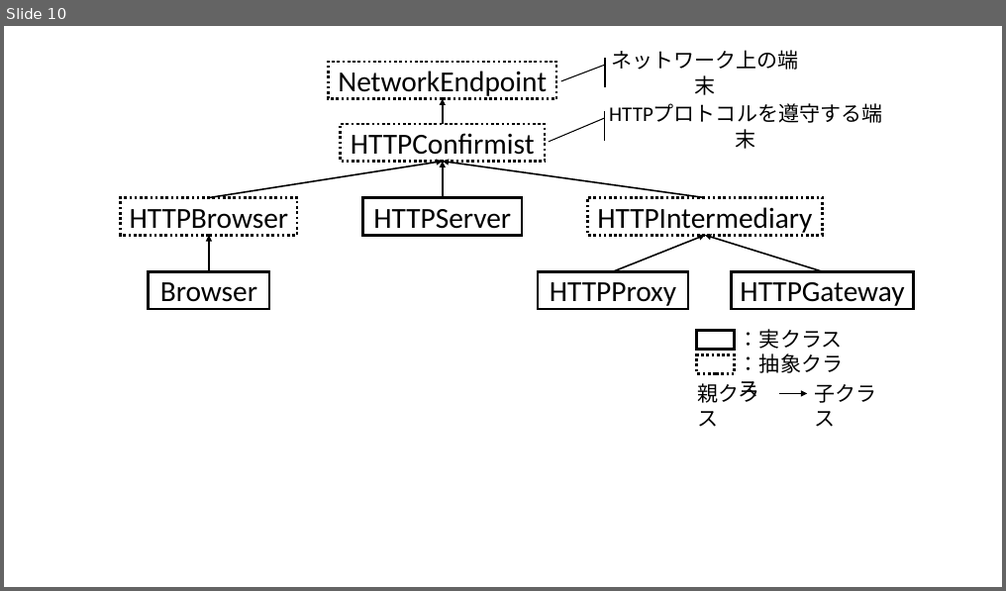
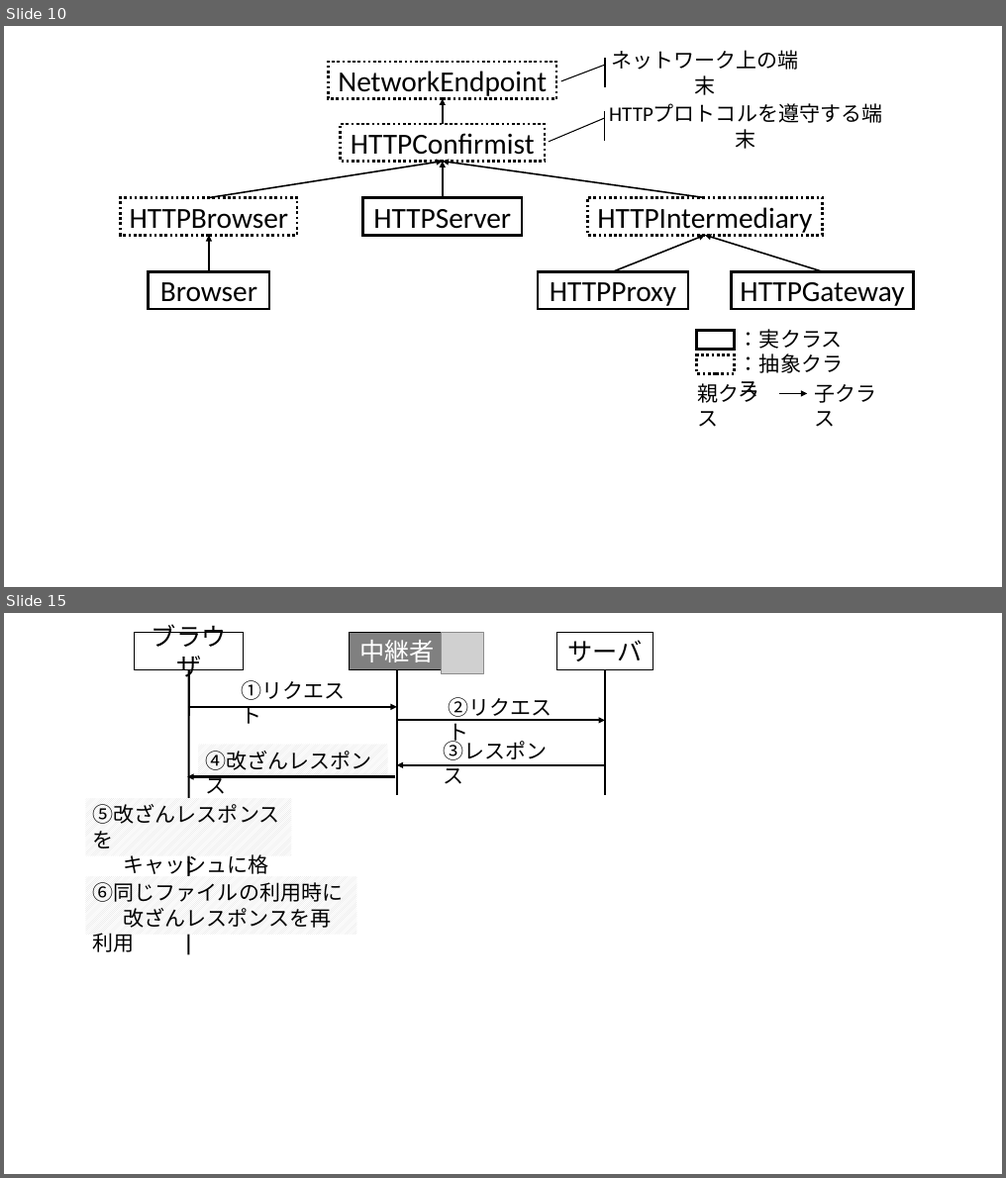
Before and after one commit to simahell/Master-Thesis, a slide deck: fig/fig.pptx. Shown one above the other, each under a label of ours: slide 10 before the commit, slides 10 and 15 after it; the slides between them are not shown. The pictures are 1006x591 and 1006x1178 pixels, drawn with LibreOffice and Linux fonts; fonts in the diff are those of the drawing; grey boxes stand for pictures. Boxes give left, top, right and bottom in pixels: in the first picture for what was removed or moved away, otherwise in the second. Text is boxed around its words. In the diff, an @@ line names an element or a change of style, - is before the commit and + after.

```diff
--- a/fig/fig.pptx
+++ b/fig/fig.pptx
@@ slide 15 added at [4, 613, 1002, 1174], background #FFFFFF @@
@@ rectangle added at [85, 633, 653, 956], fill #FFFFFF, outline #FFFFFF 1 pt @@
@@ rectangle added at [135, 633, 244, 669], outline #000000 1 pt, 24 pt, text #000000 @@
+ブラウザ
@@ rectangle added at [349, 633, 445, 669], fill #808080, outline #000000 1 pt, 24 pt, text #FFFFFF @@
+中継者
@@ picture added at [442, 633, 483, 674] @@
@@ rectangle added at [556, 633, 653, 669], outline #000000 1 pt, 24 pt, text #000000 @@
+サーバ
@@ line added from (189, 669) to (188, 956), #000000 2 pt @@
@@ line added from (397, 669) to (397, 795), #000000 2 pt @@
@@ line added from (605, 669) to (605, 795), #000000 2 pt @@
@@ text added at [233, 674, 352, 707], 20 pt, text #000000 @@
+①リクエスト
@@ text added at [442, 691, 561, 724], 20 pt, text #000000 @@
+②リクエスト
@@ arrow added from (189, 707) to (397, 707), #000000 2 pt @@
@@ arrow added from (397, 720) to (605, 720), #000000 2 pt @@
@@ rectangle added at [198, 744, 387, 777], fill pattern #D9D9D9 on #FFFFFF, 20 pt, text #000000 @@
+④改ざんレスポンス
@@ text added at [436, 735, 566, 767], 20 pt, text #000000 @@
+③レスポンス
@@ arrow added from (395, 777) to (187, 777), #000000 2 pt @@
@@ arrow added from (605, 765) to (397, 765), #000000 2 pt @@
@@ rectangle added at [85, 799, 291, 857], fill pattern #D9D9D9 on #FFFFFF, 20 pt, text #000000 @@
+⑤改ざんレスポンスを
+キャッシュに格納
@@ rectangle added at [358, 795, 436, 816], fill #FFFFFF, outline #FFFFFF 1 pt @@
@@ rectangle added at [566, 795, 644, 816], fill #FFFFFF, outline #FFFFFF 1 pt @@
@@ rectangle added at [85, 876, 356, 934], fill pattern #D9D9D9 on #FFFFFF, 20 pt, text #000000 @@
+⑥同じファイルの利用時に
+改ざんレスポンスを再利用
@@ rectangle added at [150, 956, 227, 976], fill #FFFFFF, outline #FFFFFF 1 pt @@
```
Also in this commit, not shown: 11 other slides added.
